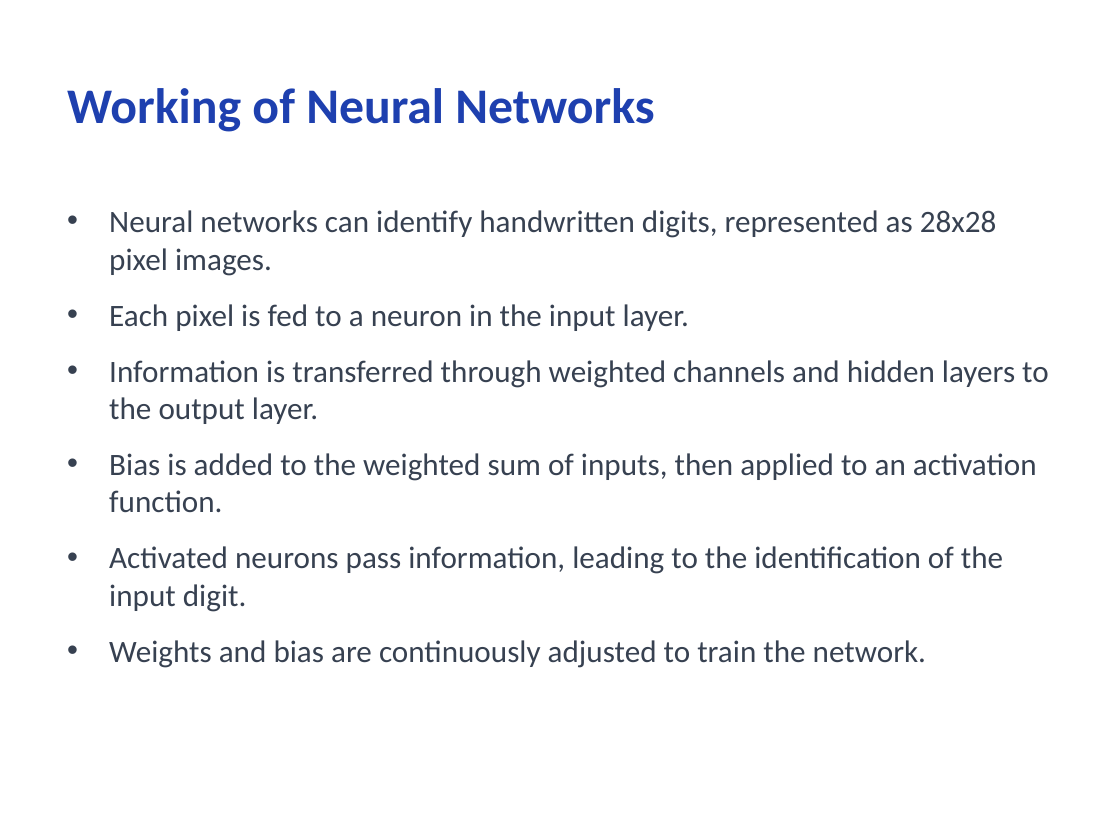
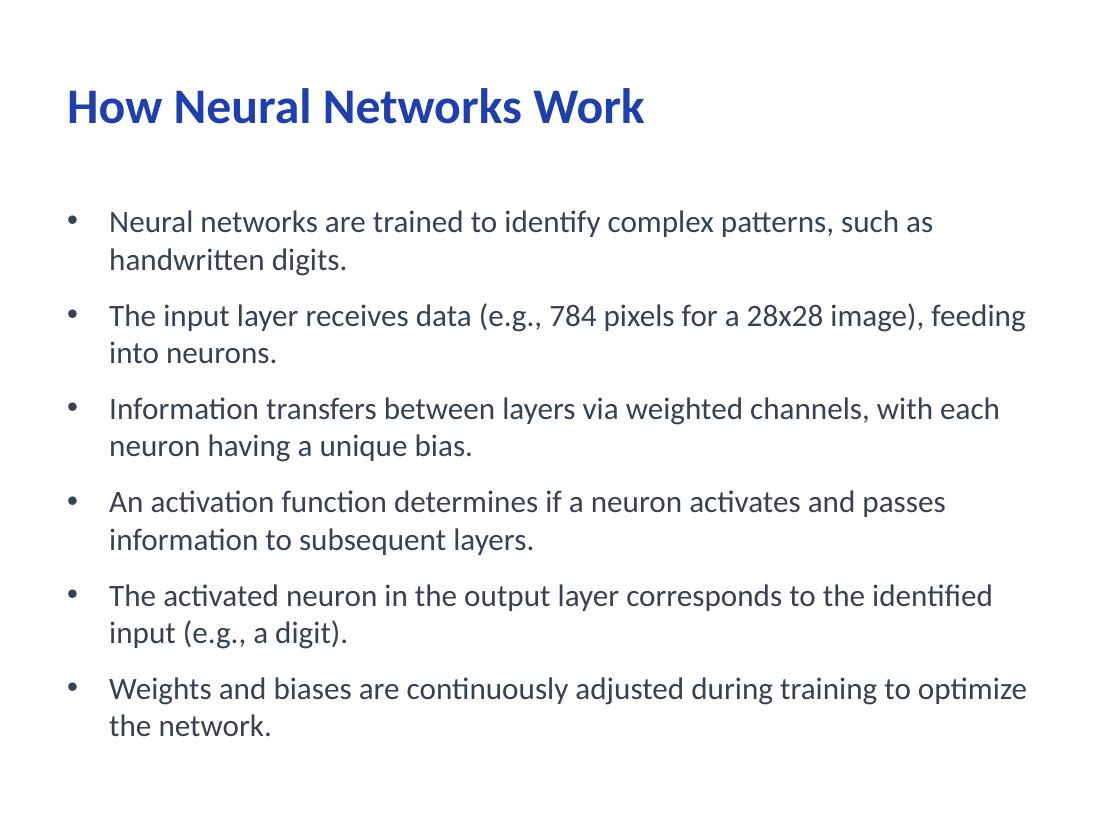
Before and after one commit to CodeByMonil/Lecture-Notes-Processor, a slide deck: slide 6 of outputs/slides/monil_Deep-Learning.pptx. Drawn at 1120x840 pixels with LibreOffice and Linux fonts; fonts in the diff are those of the drawing. Boxes give left, top, right and bottom in pixels: in the first picture for what was removed or moved away, otherwise in the second. Text is boxed around its words. In the diff, an @@ line names an element or a change of style, - is before the commit and + after.

```diff
--- a/outputs/slides/monil_Deep-Learning.pptx
+++ b/outputs/slides/monil_Deep-Learning.pptx
@@ title at (67,88,645,124): text changed @@
-Working of Neural Networks
+How Neural Networks Work
@@ text at (109,210,1027,737): text changed @@
-• Neural networks can identify handwritten digits, represented as 28x28 pixel images.
-• Each pixel is fed to a neuron in the input layer.
-• Information is transferred through weighted channels and hidden layers to the output layer.
-• Bias is added to the weighted sum of inputs, then applied to an activation function.
-• Activated neurons pass information, leading to the identification of the input digit.
-• Weights and bias are continuously adjusted to train the network.
+• Neural networks are trained to identify complex patterns, such as handwritten digits.
+• The input layer receives data (e.g., 784 pixels for a 28x28 image), feeding into neurons.
+• Information transfers between layers via weighted channels, with each neuron having a unique bias.
+• An activation function determines if a neuron activates and passes information to subsequent layers.
+• The activated neuron in the output layer corresponds to the identified input (e.g., a digit).
+• Weights and biases are continuously adjusted during training to optimize the network.
```
Also in this commit, not shown: 8 other slides changed, 24 other files.
